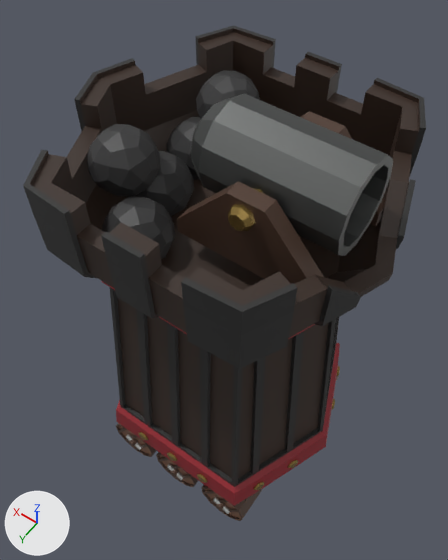
A saved change to the glTF model assets/modelos/piezas/pieza3N.glb.
The view is the same before and after, from a 50 mm camera at (-0.75, 1.1, 2.9) aimed at (0.1, -0.07, 1.05). Lighting does not change. The marker at lower left points along +X, +Y and +Z. The first picture is the older version. Where no turn or scale is listed for an object, it has been applied to the vertices. Vertices at exactly the same position are counted once.

The older version as bpy lines, for what is in view:
```python
ob_cilindro_001 = bpy.data.objects.new('Cilindro.001', me_cilindro_006)
ob_cilindro_001.location = (0.0, 0.0, 0.0)
ob_cilindro_003 = bpy.data.objects.new('Cilindro.003', me_cilindro_008)
ob_cilindro_003.location = (0.0, 0.0, 0.0)
ob_cubo_880 = bpy.data.objects.new('Cubo.880', me_cubo_091)
ob_cubo_880.location = (0.0, 0.0, 0.0)
ob_círculo_015 = bpy.data.objects.new('Círculo.015', me_círculo_020)
ob_círculo_015.location = (0.0, 0.0, 0.0)
ob_esfera_geodésica_036 = bpy.data.objects.new('Esfera geodésica.036', me_esfera_geodésica_001)
ob_esfera_geodésica_036.location = (0.0, 0.0, 0.0)
ob_esfera_geodésica_037 = bpy.data.objects.new('Esfera geodésica.037', me_esfera_geodésica_002)
ob_esfera_geodésica_037.location = (0.0, 0.0, 0.0)
```
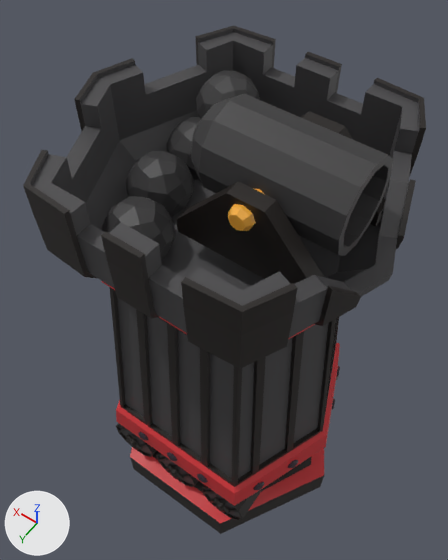
Where the change shows, as pixel boxes [x1, y1, x2, y2] in the pictures (448 x 560 px):
'Cilindro.003', recoloured, surface changed (darker)
    both: [199, 98, 393, 256]
'Cubo.880', recoloured, surface changed
    both: [177, 111, 385, 284]
'Círculo.009', added
    after: [130, 447, 324, 534]
'Esfera geodésica.037', deleted
    before: [87, 124, 161, 197]
part 1 of me_cilindro_006, recoloured
    both: [116, 376, 339, 521]
part 2 of me_cilindro_006, recoloured
    both: [119, 425, 241, 518]
part 3 of me_cilindro_006, recoloured
    both: [126, 434, 230, 514]
part 4 of me_cilindro_008, recoloured (darker)
    both: [199, 98, 393, 256]
part 5 of me_cilindro_008, recoloured (brown to orange)
    both: [228, 188, 264, 231]
part 6 of me_cilindro_008, surface changed (darker)
    both: [199, 98, 393, 256]
part 8 of me_círculo_020, edited (looks the same)
    both: [23, 26, 426, 487]
part 9 of me_círculo_020, recoloured
    both: [30, 28, 420, 478]
part 10 of me_círculo_020, recoloured
    both: [101, 280, 340, 506]
part 11 of me_círculo_020, recoloured
    both: [138, 366, 340, 490]
part 12 of me_esfera_geodésica_001, surface changed
    both: [102, 70, 260, 259]

What changed in the scene script:
```text
Change me_cilindro_006:
    where me_cilindro_006.from_pydata(...)  # 600 vertices, 1128 faces; spans x -0.341..0.354, y -0.424..0.424, z 0.156..0.369
    me_cilindro_006 part 1: 834 faces spanning x -0.341..0.354, y -0.424..0.424, z 0.156..0.369 switch from mat_vigas (brown #503a2e) to mat_todo_planomalo (picture img_paletamala)
    me_cilindro_006 part 2: 54 faces spanning x -0.334..0.348, y -0.395..0.395, z 0.163..0.362 switch from mat_vigas2 (brown #8c6651) to mat_todo_planomalo (picture img_paletamala)
    me_cilindro_006 part 3: 240 faces spanning x -0.278..0.288, y -0.418..0.418, z 0.235..0.291 switch from mat_metal (light grey #c9cdcb) to mat_todo_planomalo (picture img_paletamala)
Change me_cilindro_008:
    where me_cilindro_008.from_pydata(...)  # 120 vertices, 216 faces; spans x -0.394..0.112, y -0.224..0.23, z 1.645..1.924
    me_cilindro_008 part 4: all 140 faces that had it switch from mat_metal_bronce (grey #6e706f) to mat_todo_planomalo (picture img_paletamala)
    me_cilindro_008 part 5: all 76 faces that had it switch from mat_oro (brown #a08549) to mat_todo_planomalo (picture img_paletamala)
    me_cilindro_008 part 6: texture (UV) coordinates of 216 of 216 faces, centred in x -0.394..0.112, y -0.224..0.23, z 1.651..1.918, changed; they spanned u 0.0..1.0, v 0.01..1.0 and now span u 0.08..0.52, v 0.0..1.0
Change me_cubo_091:
    where me_cubo_091.from_pydata(...)  # 24 vertices, 40 faces; spans x -0.39..0.061, y -0.196..0.201, z 1.584..1.831
    remove me_cubo_091.materials.append(mat_vigas)  # brown #503a2e
    me_cubo_091 part 7: texture (UV) coordinates of 40 of 40 faces, centred in x -0.39..0.061, y -0.196..0.201, z 1.584..1.831, changed; they spanned u 0.12..0.88, v 0.0..1.0 and now span u 0.27..0.29, v 0.08..0.91
    add me_cubo_091.materials.append(mat_todo_planomalo)  # picture img_paletamala
Change me_círculo_020:
    where me_círculo_020.from_pydata(...)  # 1588 vertices, 3126 faces; spans x -0.51..0.53, y -0.47..0.47, z 0.22..1.81
    me_círculo_020 part 8: 708 faces spanning x -0.48..0.53, y -0.47..0.47, z 0.22..1.81 switch from mat_vigas_006 (black #2a2a2a) to mat_todo_planomalo (picture img_paletamala)
    me_círculo_020 part 9: 388 faces spanning x -0.51..0.51, y -0.46..0.46, z 0.55..1.81 switch from mat_vigas2_001 (brown #372820) to mat_todo_planomalo (picture img_paletamala)
    me_círculo_020 part 10: 504 faces spanning x -0.48..0.48, y -0.42..0.42, z 0.4..1.46 switch from mat_lineas_de_team_003 (red #91212b) to mat_todo_planomalo (picture img_paletamala)
    me_círculo_020 part 11: 1526 faces spanning x -0.43..0.43, y -0.43..0.43, z 0.22..1.43 switch from mat_oro (brown #a08549) to mat_todo_planomalo (picture img_paletamala)
Change me_esfera_geodésica_001:
    where me_esfera_geodésica_001.from_pydata(...)  # 310 vertices, 600 faces; spans x -0.02..0.354, y -0.385..0.361, z 1.439..1.772
    remove me_esfera_geodésica_001.materials.append(mat_cabello_002)  # dark grey #373637
    me_esfera_geodésica_001 part 12: texture (UV) coordinates of 600 of 600 faces, centred in x -0.016..0.35, y -0.378..0.353, z 1.451..1.76, changed; they spanned u 0.0..1.0, v 0.0..0.47 and now span u 0.08..0.1, v 0.13..0.6
    add me_esfera_geodésica_001.materials.append(mat_todo_planomalo)  # picture img_paletamala
Remove ob_esfera_geodésica_037:
    ob_esfera_geodésica_037 = bpy.data.objects.new('Esfera geodésica.037', me_esfera_geodésica_002)
Add ob_círculo_009:
    ob_círculo_009 = bpy.data.objects.new('Círculo.009', me_círculo_044)  # 101 vertices, 198 faces; spans x -0.513..0.513, y -0.444..0.444, z 0.0..0.181; in mat_todo_planomalo (picture img_paletamala)
    ob_círculo_009.location = (0.0, 0.0, 0.0)
```
